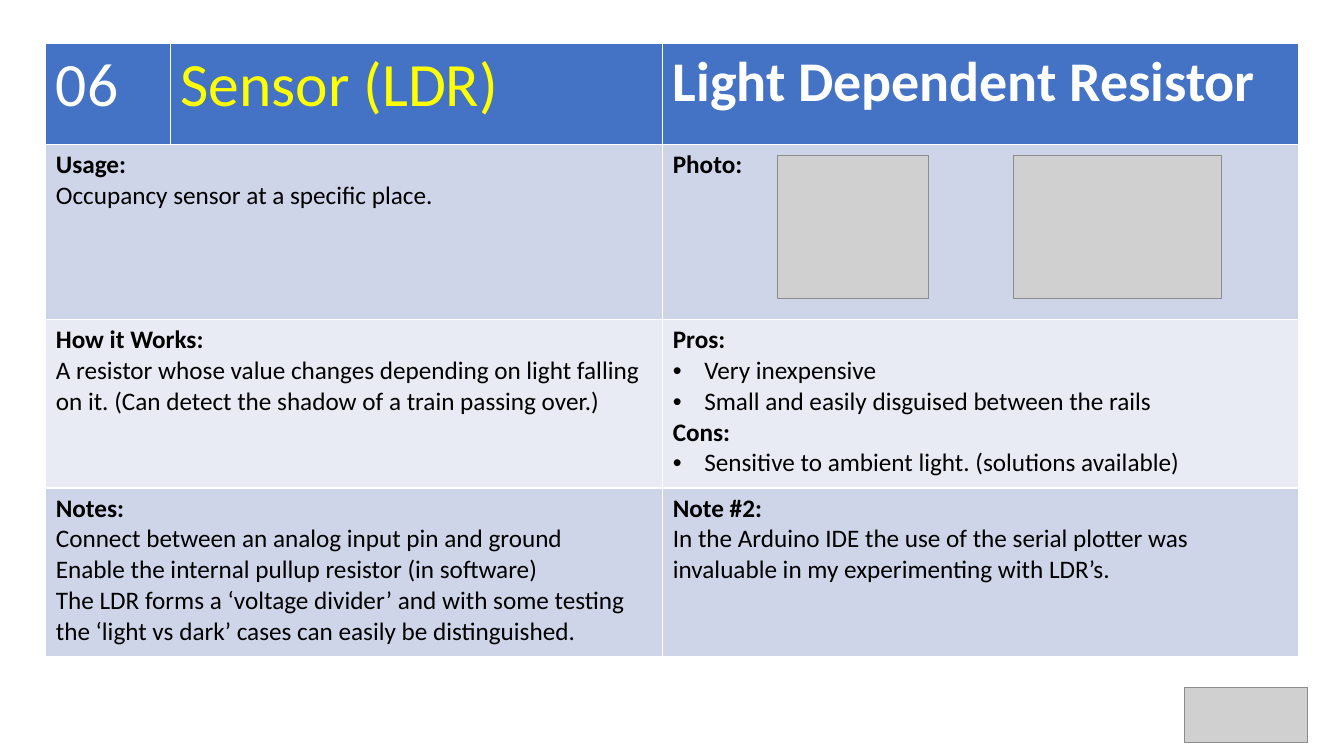
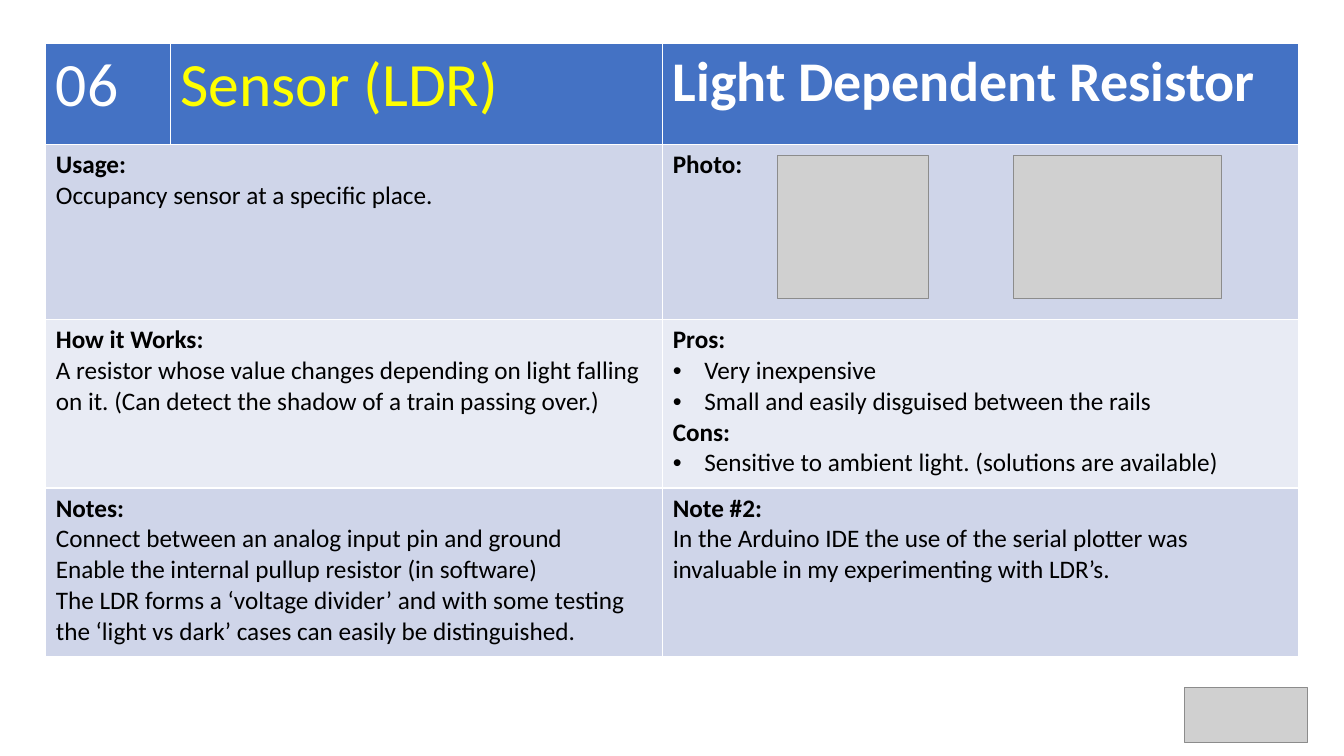
Before and after one commit to Alan-Lomax/MERG-SIG-Presentations, a slide deck: slide 18 of Arduino IO Compendium.pptx. Drawn at 1344x756 pixels with LibreOffice and Linux fonts; fonts in the diff are those of the drawing; grey boxes stand for pictures. Boxes give left, top, right and bottom in pixels: in the first picture for what was removed or moved away, otherwise in the second. Text is boxed around its words. In the diff, an @@ line names an element or a change of style, - is before the commit and + after.

```diff
--- a/Arduino IO Compendium.pptx
+++ b/Arduino IO Compendium.pptx
@@ table at bbox=[45, 43, 1298, 656] @@
-row 3, column 3: Pros: / Very inexpensive / Small and easily disguised between the rails / Cons: / Sensitive to ambient light. (solutions available)
+row 3, column 3: Pros: / Very inexpensive / Small and easily disguised between the rails / Cons: / Sensitive to ambient light. (solutions are available)
```
Also in this commit, not shown: 4 other slides changed, 2 slides added, 4 other files.
